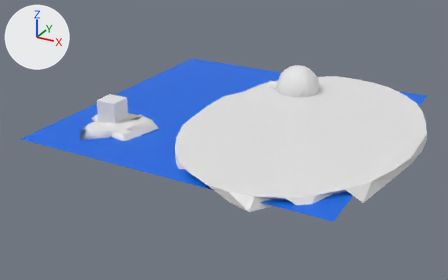
What one commit did to the Blender file public/scene.blend.
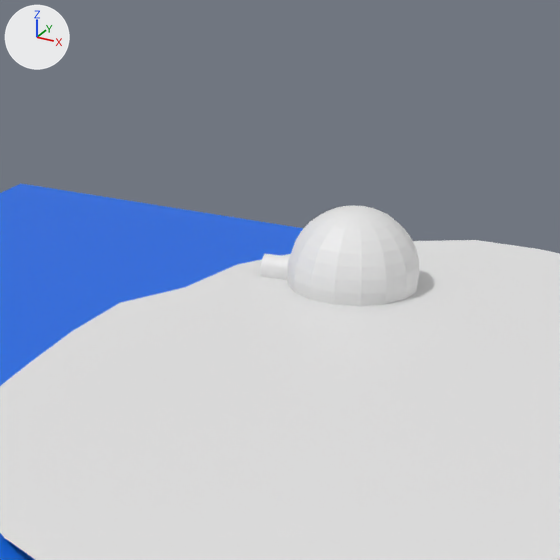
Each version appears first whole from a camera (50 mm lens) standing at (264.0, -516.7, 227.4) and looking at (-6.0, -25.9, -18.0), and next in a close-up on the part from 41% to 81% of the width and 0% to 64% of the height. The axes (+X, +Y, +Z) are drawn at upper left. The lights are the same throughout.
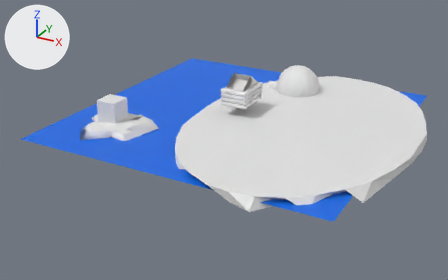
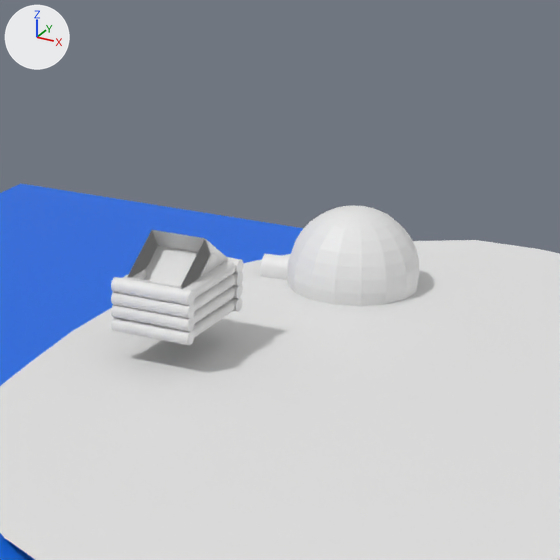
Boxes (x1, y1, x2, y2) around the edits, measured in the close-ups (560 x 560 px):
```json
{"object": "Cylinder.004", "change": "added", "after": [111, 277, 195, 345]}
{"object": "Cube.002", "change": "added", "after": [127, 230, 227, 344]}
{"object": "Cylinder.003", "change": "added", "after": [183, 259, 236, 338]}
{"object": "Cylinder.002", "change": "added", "after": [227, 257, 243, 312]}
{"object": "Cylinder.006", "change": "added", "after": [122, 268, 147, 333]}
```

Scene script edits in JSON lines:
```json
{"op": "add", "block": "me_cylinder_002", "code": ["me_cylinder_002 = bpy.data.meshes.new('Cylinder.002')", "me_cylinder_002.from_pydata(...)  # a 32-sided cylinder along x spanning x -13.3..13.3, y -2.3..2.3, z 4.0..8.6; a 32-sided cylinder along x spanning x -13.3..13.3, y -2.3..2.3, z -8.8..-4.2; a 32-sided cylinder along x spanning x -13.3..13.3, y -2.3..2.3, z -4.3..0.3; a 32-sided cylinder along x spanning x -13.3..13.3, y -2.3..2.3, z -0.1..4.5"]}
{"op": "add", "block": "me_cube_004", "code": ["me_cube_004 = bpy.data.meshes.new('Cube.004')", "me_cube_004.from_pydata([(-1.0, -1.0, -1.0), (-1.0, -1.0, 1.0), (-1.0, 1.0, -1.0), (-1.0, 1.0, 1.0), (1.0, -1.0, -1.0), (1.0, -1.0, 1.0), (1.0, 1.0, -1.0), (1.0, 1.0, 1.0), (-1.0, 0.0, 2.16), (1.0, 0.0, 2.16), (-1.0, 0.0, 2.16), (-1.0, 1.0, 1.0), (1.0, 1.0, 1.0), (1.0, 0.0, 2.16), (1.0, -1.0, 1.0), (-1.0, -1.0, 1.0), (1.0, 0.27, 1.47), (1.0, -0.73, 0.3), (-1.0, -0.73, 0.3), (-1.0, 0.27, 1.47)], [], [(0, 1, 8, 3, 2), (2, 3, 7, 6), (6, 7, 9, 5, 4), (4, 5, 1, 0), (2, 6, 4, 0), (9, 7, 12, 13), (19, 16, 17, 18), (3, 8, 10, 11), (1, 5, 14, 15), (7, 3, 11, 12), (8, 1, 15, 10), (5, 9, 13, 14), (5, 1, 18, 17), (9, 8, 3, 7), (8, 9, 16, 19), (1, 8, 19, 18), (9, 5, 17, 16)])"]}
{"op": "add", "block": "ob_cylinder_003", "code": ["ob_cylinder_003 = bpy.data.objects.new('Cylinder.003', me_cylinder_002)", "ob_cylinder_003.location = (10.5, 0.1, 23.1)", "ob_cylinder_003.rotation_euler = (0.0, 0.0, 1.571)  # degrees (0, 0, 90)", "ob_cylinder_003.scale = (1.31, 1.0, 1.0)"]}
{"op": "add", "block": "ob_cylinder_002", "code": ["ob_cylinder_002 = bpy.data.objects.new('Cylinder.002', me_cylinder_002)", "ob_cylinder_002.location = (0.0, 17.3, 23.1)"]}
{"op": "add", "block": "ob_cylinder_006", "code": ["ob_cylinder_006 = bpy.data.objects.new('Cylinder.006', me_cylinder_002)", "ob_cylinder_006.location = (-10.4, 0.1, 23.1)", "ob_cylinder_006.rotation_euler = (0.0, 0.0, 1.571)  # degrees (0, 0, 90)", "ob_cylinder_006.scale = (1.31, 1.0, 1.0)"]}
{"op": "add", "block": "ob_cylinder_004", "code": ["ob_cylinder_004 = bpy.data.objects.new('Cylinder.004', me_cylinder_002)", "ob_cylinder_004.location = (0.0, -16.7, 23.1)"]}
{"op": "add", "block": "ob_cube_002", "code": ["ob_cube_002 = bpy.data.objects.new('Cube.002', me_cube_004)", "ob_cube_002.location = (0.0, 0.0, 23.0)", "ob_cube_002.scale = (9.25, 16.0, 9.25)"]}
```
